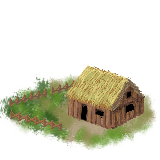
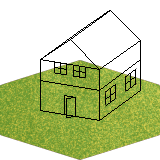
Layer changes from the first 160×160 image to the second:
showed group "level_3" (5 layers) over [0, 10, 160, 160]
hid group "level_1" (12 layers) over [0, 65, 158, 152]
